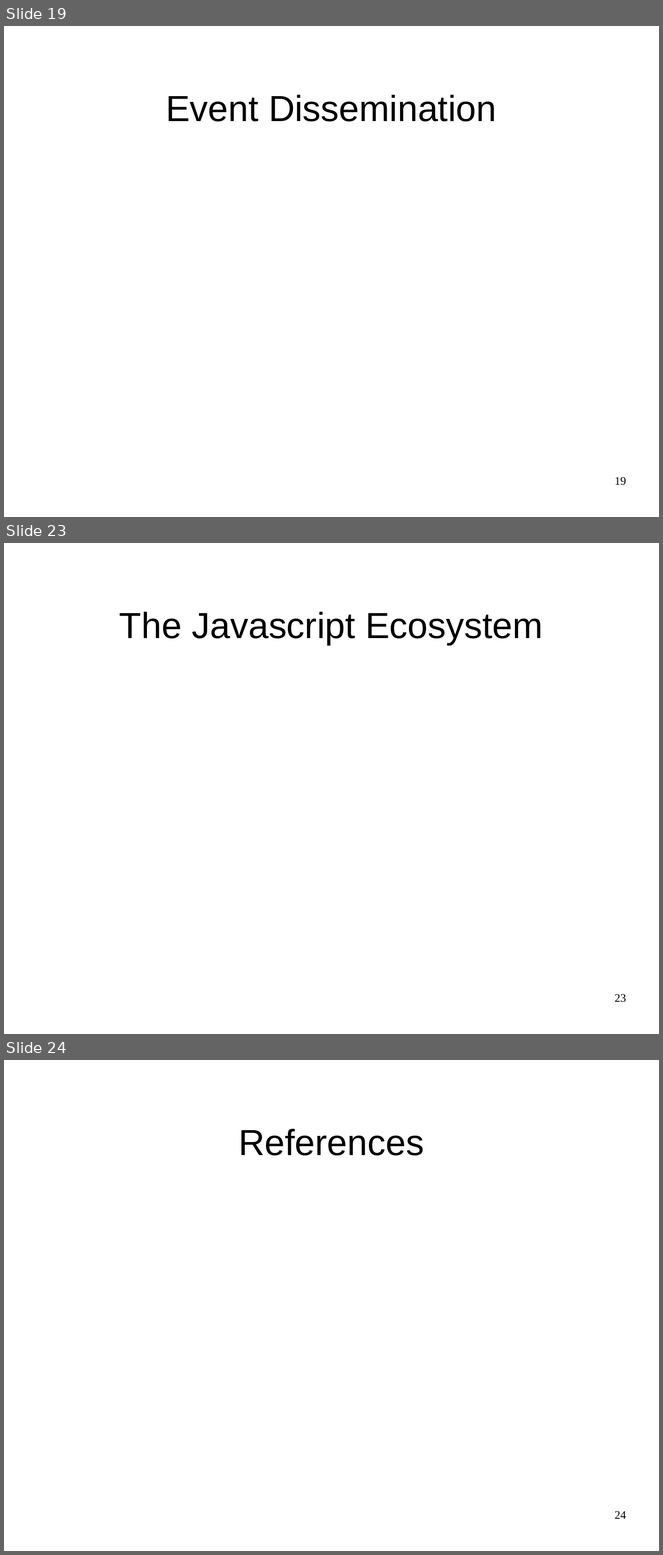
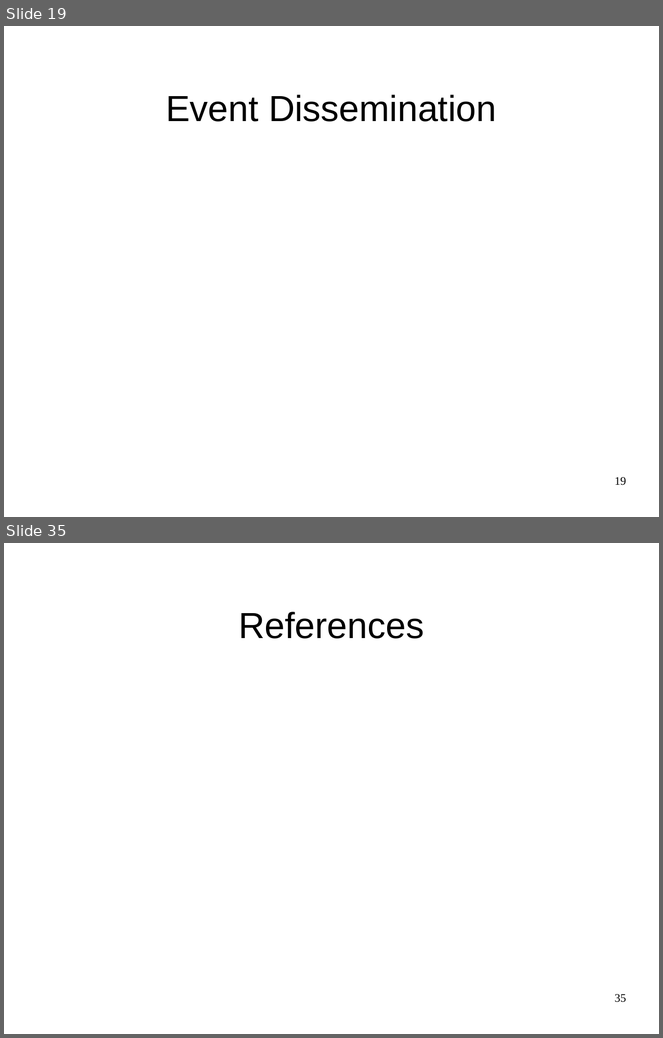
Before and after one commit to JGAntunes/pulsarcast, a slide deck: project-report/presentation.odp. Shown one above the other, each under a label of ours: slides 19, 23 and 24 before the commit, slides 19 and 35 after it; the slides between them are not shown. The pictures are 663x1555 and 663x1038 pixels, drawn with LibreOffice and Linux fonts; fonts in the diff are those of the drawing; background and template pictures are left out. Boxes give left, top, right and bottom in pixels: in the first picture for what was removed or moved away, otherwise in the second. Text is boxed around its words. In the diff, an @@ line names an element or a change of style, - is before the commit and + after.

```diff
--- a/project-report/presentation.odp
+++ b/project-report/presentation.odp
@@ slide 23 removed at box(4, 543, 659, 1034), background #FFFFFF @@
@@ title removed at box(119, 612, 543, 645) @@
-The Javascript Ecosystem
@@ page number removed at box(615, 994, 626, 1003) @@
-23
@@ what was slide 24 is now slide 35 @@
@@ page number at box(615, 994, 626, 1003): text changed @@
-24
+35
```
Also in this commit, not shown: 3 slides changed, 12 slides added.
